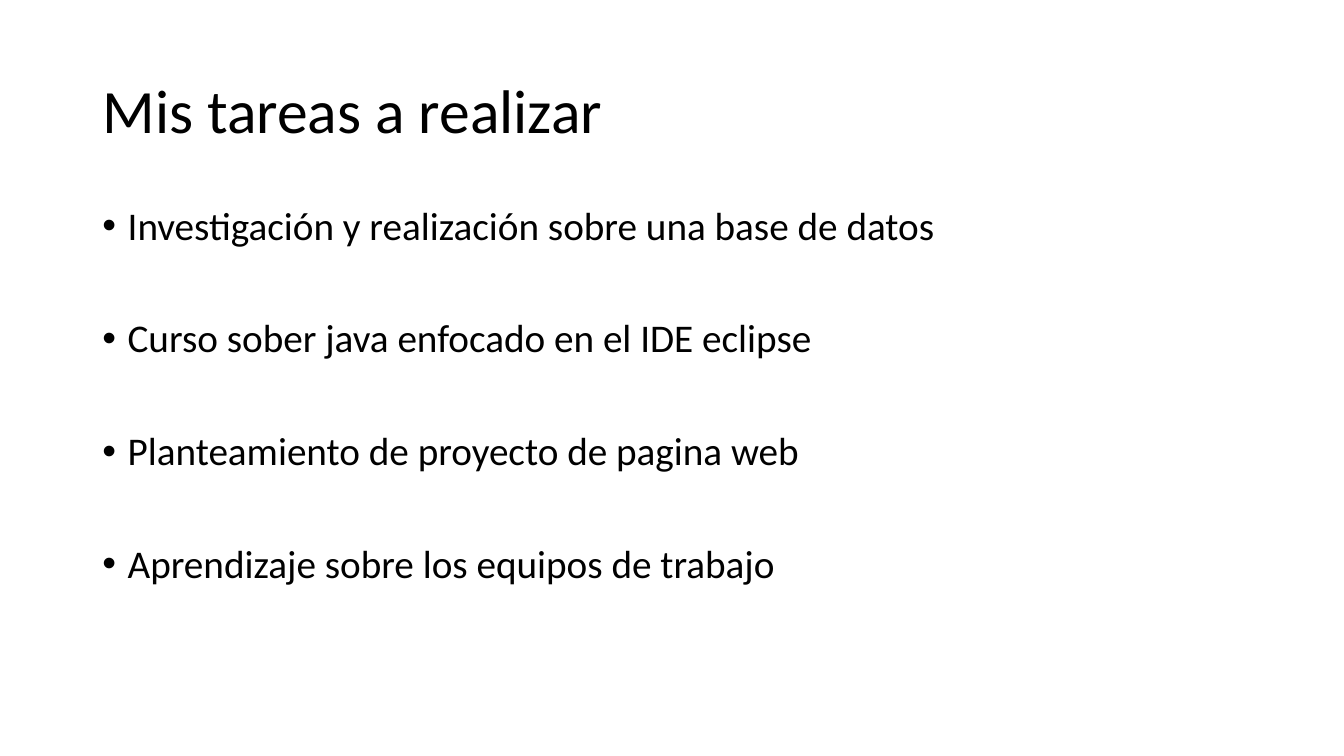
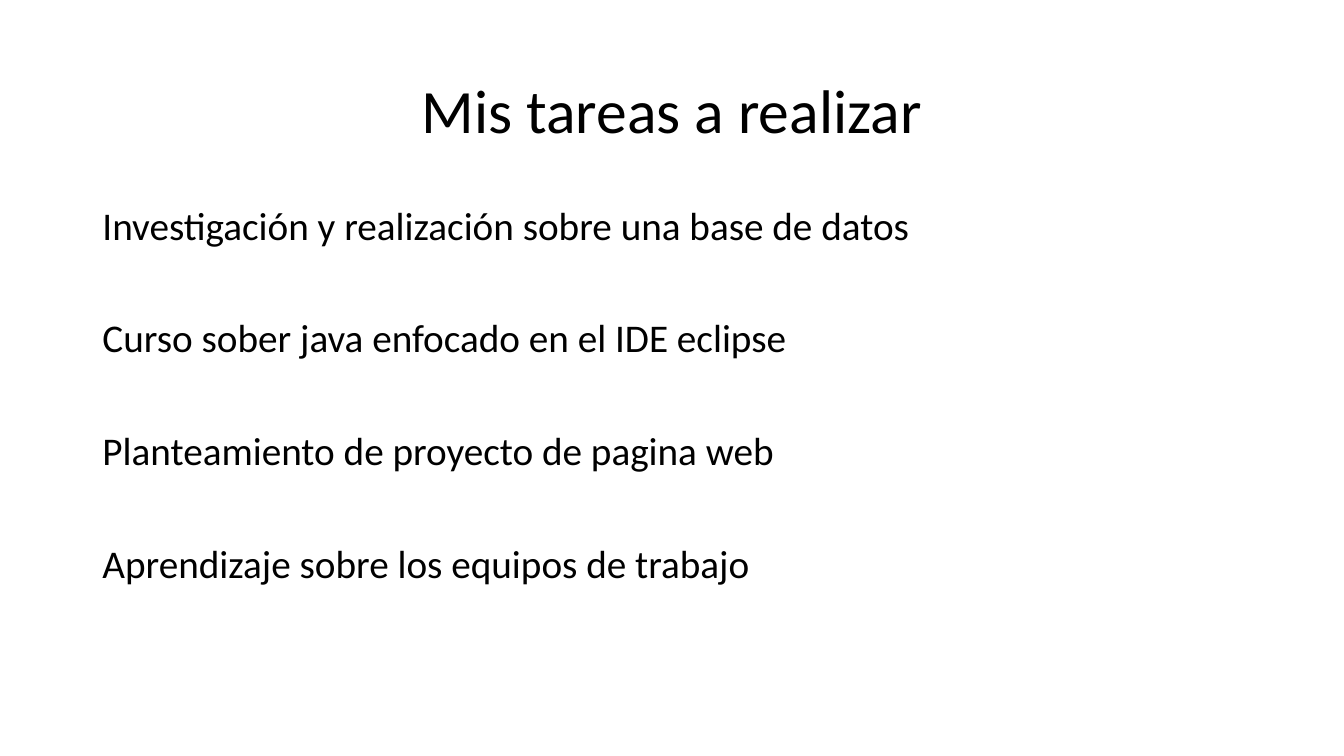
Before and after one commit to Fernandosanchez1609/presentaci-n-, a slide deck: slide 2 of Presentacion dual.pptx. Drawn at 1344x756 pixels with LibreOffice and Linux fonts; fonts in the diff are those of the drawing; background and template pictures are left out. Boxes give left, top, right and bottom in pixels: in the first picture for what was removed or moved away, otherwise in the second. Text is boxed around its words. In the diff, an @@ line names an element or a change of style, - is before the commit and + after.

```diff
--- a/Presentacion dual.pptx
+++ b/Presentacion dual.pptx
@@ title "Mis tareas a realizar" at (422, 90, 921, 134): alignment left to centre @@
@@ text "Investigación y realización sobre una ..." at (102, 212, 909, 585): bullet • to none @@
```
Also in this commit, not shown: 1 slide added.
